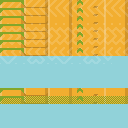
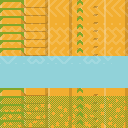
Layer changes from the first w=128, h=128 image to the second:
painted on "Layer 6" over [0, 98, 128, 128]
painted on "Layer 4" over [0, 104, 128, 128]
